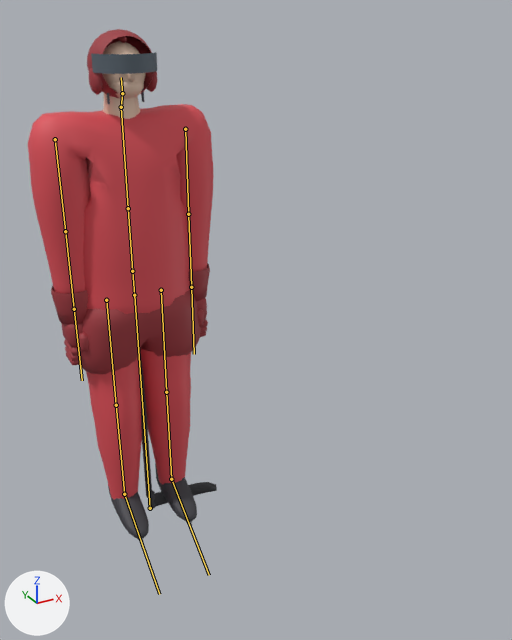
Renders of the glTF model src/render3d/assets/skater.glb from each side of a commit.
Rendered twice from a 50 mm lens placed at (-2.69, -8.07, 6.65), pointed at (0.88, -1.58, 3.41). The lights are fixed; the arrows at lower left show +X, +Y and +Z. The first picture is the older version. The bones that change, and the others that lie on the model, are drawn over the model as lines.

Objects in the first picture: 'Skater'.
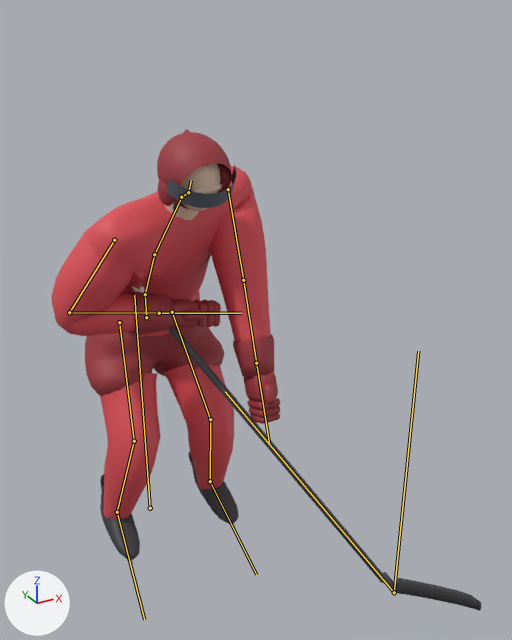
The newer file adds an action. The first version stands in its rest pose; the second is drawn at frame 4 of the action 'deke_toedrag'.

Location of each change, [x1, y1, x2, y2] in pixels of the pictures (512 x 640 px):
'Skater', posed (127% wider, 6% shorter): before [28, 29, 217, 543]; after [51, 129, 481, 611]
bone 'hips', root to tip: before (134, 295) to (132, 271); after (146, 317) to (145, 294)
bone 'spine', root to tip: before (132, 271) to (128, 208); after (145, 294) to (154, 254)
bone 'chest', root to tip: before (128, 208) to (121, 107); after (154, 254) to (181, 197)
bone 'neck', root to tip: before (121, 107) to (122, 93); after (181, 197) to (188, 192)
bone 'head', root to tip: before (122, 93) to (121, 77); after (188, 192) to (191, 180)
bone 'upperarm_L', root to tip: before (185, 129) to (188, 214); after (228, 189) to (243, 280)
bone 'forearm_L', root to tip: before (188, 214) to (191, 287); after (243, 280) to (256, 363)
bone 'upperarm_R', root to tip: before (55, 139) to (65, 231); after (114, 240) to (69, 312)
bone 'forearm_R', root to tip: before (65, 231) to (74, 309); after (69, 312) to (159, 313)
bone 'thigh_L', root to tip: before (161, 290) to (166, 392); after (172, 312) to (210, 419)
bone 'shin_L', root to tip: before (166, 392) to (171, 479); after (210, 419) to (210, 481)
bone 'foot_L', root to tip: before (171, 479) to (209, 575); after (210, 481) to (256, 574)
bone 'thigh_R', root to tip: before (106, 300) to (116, 405); after (119, 322) to (134, 441)
bone 'shin_R', root to tip: before (116, 405) to (124, 494); after (134, 441) to (117, 512)
bone 'foot_R', root to tip: before (124, 494) to (159, 594); after (117, 512) to (144, 619)
bone 'stick', root to tip: before (150, 508) to (134, 295); after (394, 592) to (225, 391)
bone 'stick_blade', root to tip: before (150, 508) to (134, 295); after (394, 592) to (418, 351)

What the commit changed:
Bone 'hips' (bone_hips) moves from (0.0, 0.0, 0.0) to (0.14, -0.34, 0.0).
Bone 'spine' (bone_spine) turns from (0, 0, 0) to (34, 9, 6) degrees about its own x, y and z.
Bone 'chest' (bone_chest) turns from (0, 0, 0) to (9, 7, 1) degrees about its own x, y and z.
Bone 'neck' (bone_neck) turns from (0, 0, 0) to (-8, -6, 4) degrees about its own x, y and z.
Bone 'head' (bone_head) turns from (0, 0, 0) to (-3, -5, 0) degrees about its own x, y and z.
Bone 'upperarm_L' (bone_upperarm_l) turns from (0, 0, 0) to (-63, 17, -1) degrees about its own x, y and z.
Bone 'forearm_L' (bone_forearm_l) turns from (0, 0, 0) to (-1, 0, 1) degrees about its own x, y and z.
Bone 'upperarm_R' (bone_upperarm_r) turns from (0, 0, 0) to (-9, 29, 24) degrees about its own x, y and z.
Bone 'forearm_R' (bone_forearm_r) turns from (0, 0, 0) to (-11, -33, -108) degrees about its own x, y and z.
Bone 'thigh_L' (bone_thigh_l) turns from (0, 0, 0) to (-30, 0, -7) degrees about its own x, y and z.
Bone 'shin_L' (bone_shin_l) turns from (0, 0, 0) to (49, 0, 0) degrees about its own x, y and z.
Bone 'foot_L' (bone_foot_l) turns from (0, 0, 0) to (-19, 0, 0) degrees about its own x, y and z.
Bone 'thigh_R' (bone_thigh_r) turns from (0, 0, 0) to (-30, 0, 7) degrees about its own x, y and z.
Bone 'shin_R' (bone_shin_r) turns from (0, 0, 0) to (49, 0, 0) degrees about its own x, y and z.
Bone 'foot_R' (bone_foot_r) turns from (0, 0, 0) to (-19, 0, 0) degrees about its own x, y and z.
Bone 'stick' (bone_stick) moves from (0.0, 0.0, 0.0) to (2.06, 0.02, 3.01).
Bone 'stick' (bone_stick) turns from (0, 0, 0) to (-26, 7, 28) degrees about its own x, y and z.
Bone 'stick_blade' (bone_stick_blade) moves from (0.0, 0.0, 0.0) to (2.06, 0.02, 3.01).
Bone 'stick_blade' (bone_stick_blade) turns from (0, 0, 0) to (0, -40, 0) degrees about its own x, y and z.
